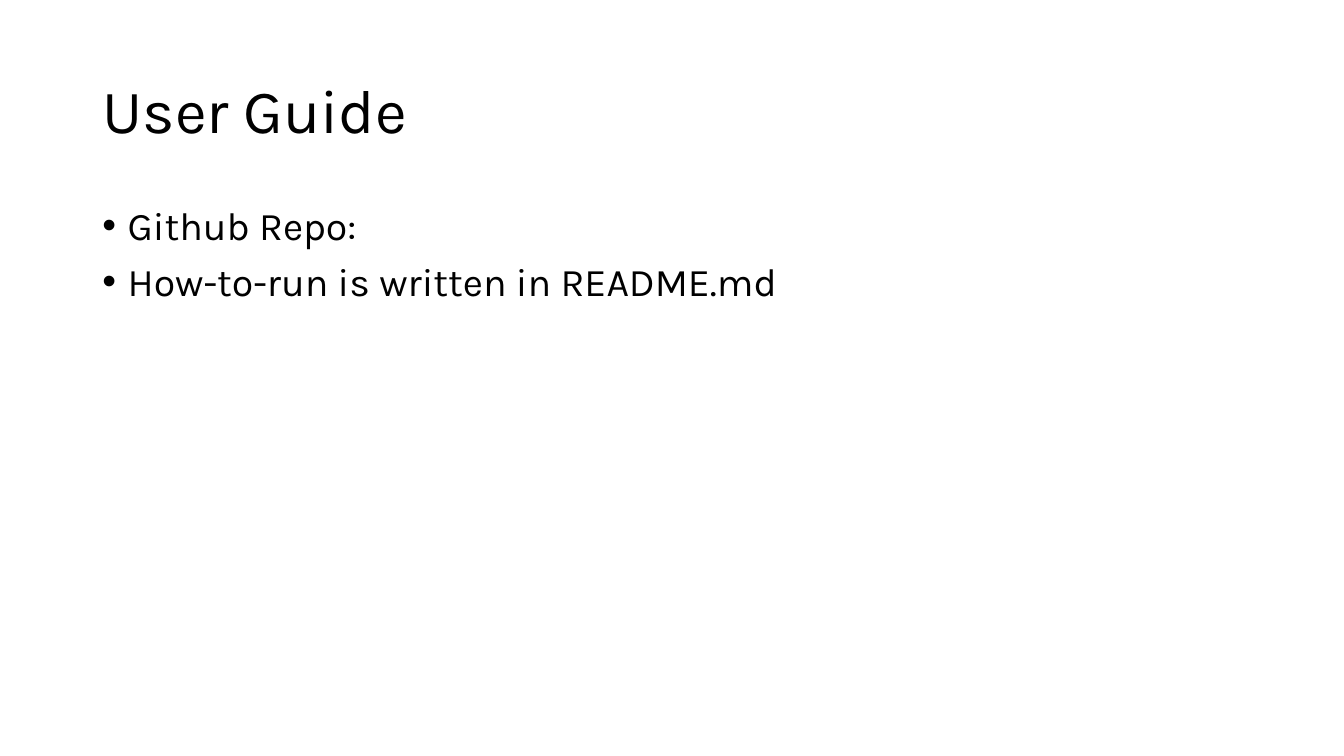
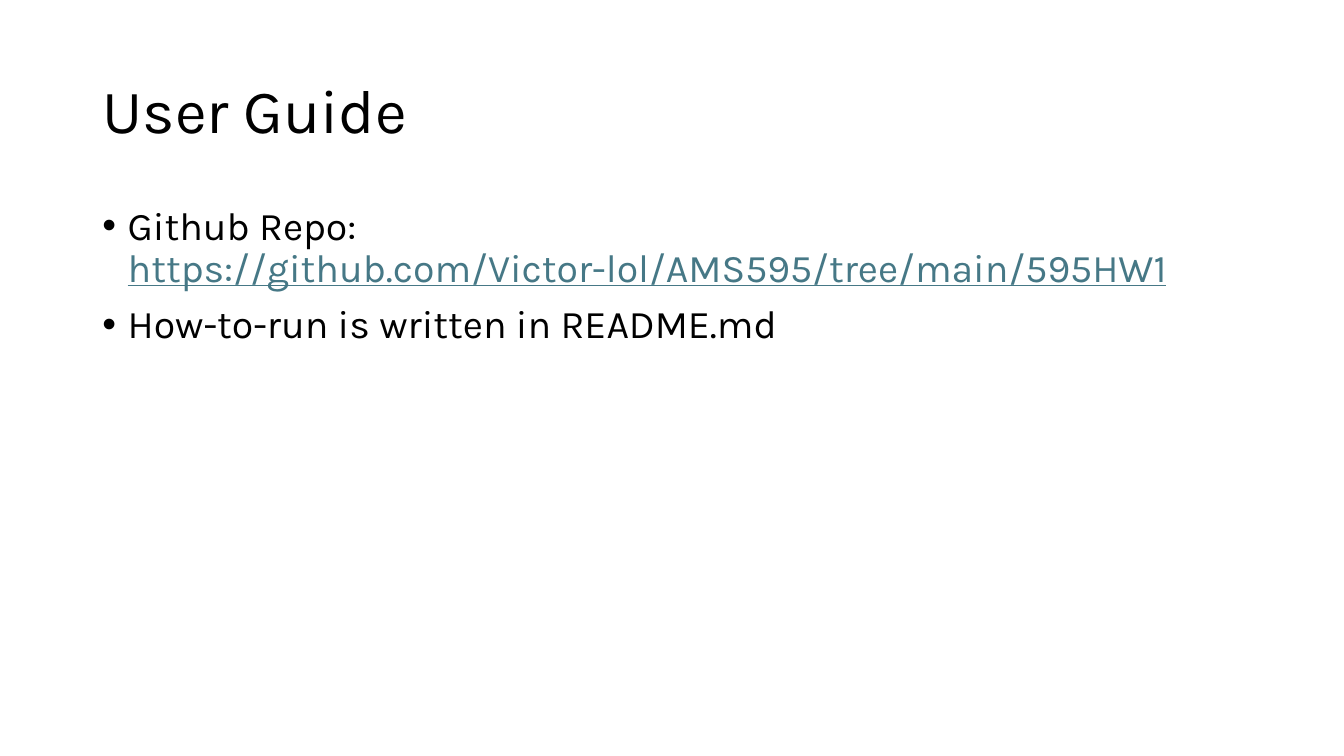
Before and after one commit to Victor-lol/AMS595, a slide deck: slide 2 of 595HW1/Project1.pptx (slide 7 before the commit). Drawn at 1344x756 pixels with LibreOffice and Linux fonts; fonts in the diff are those of the drawing. Boxes give left, top, right and bottom in pixels: in the first picture for what was removed or moved away, otherwise in the second. Text is boxed around its words. In the diff, an @@ line names an element or a change of style, - is before the commit and + after.

```diff
--- a/595HW1/Project1.pptx
+++ b/595HW1/Project1.pptx
@@ text at (x1=128, y1=213, x2=1167, y2=292): text changed; text colour #000000 to #467886 @@
-• Github Repo:
+• Github Repo: https://github.com/Victor-lol/AMS595/tree/main/595HW1
```
Also in this commit, not shown: 1 other slide changed, 3 slides added, 5 other files.
